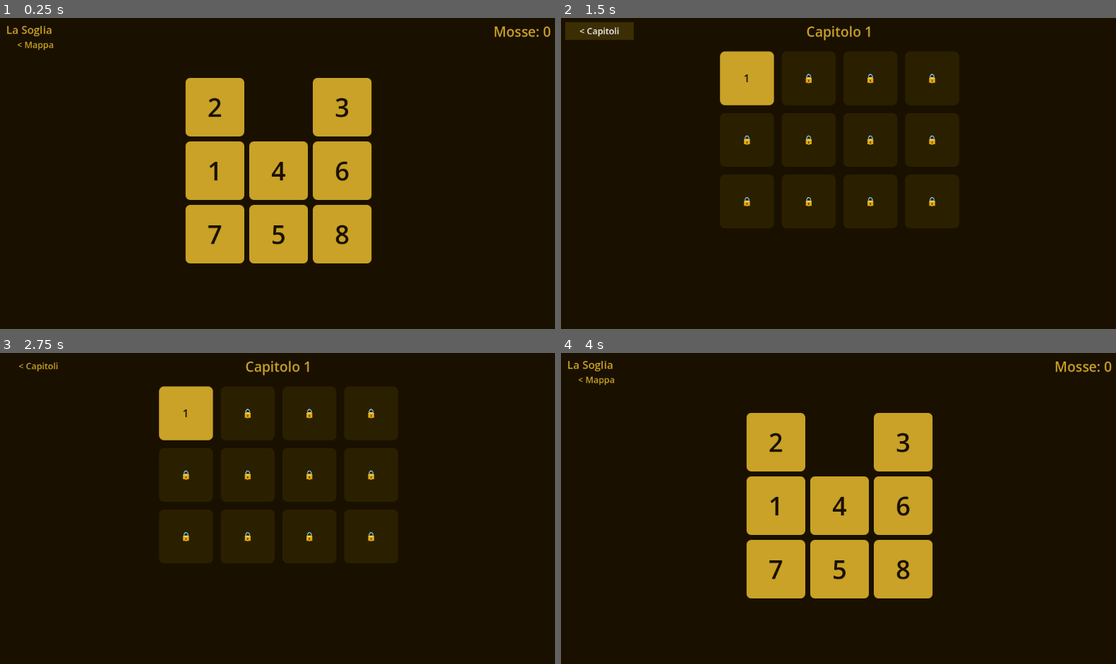
Above: before the commit, frames 1-4 (two rows, left to right).
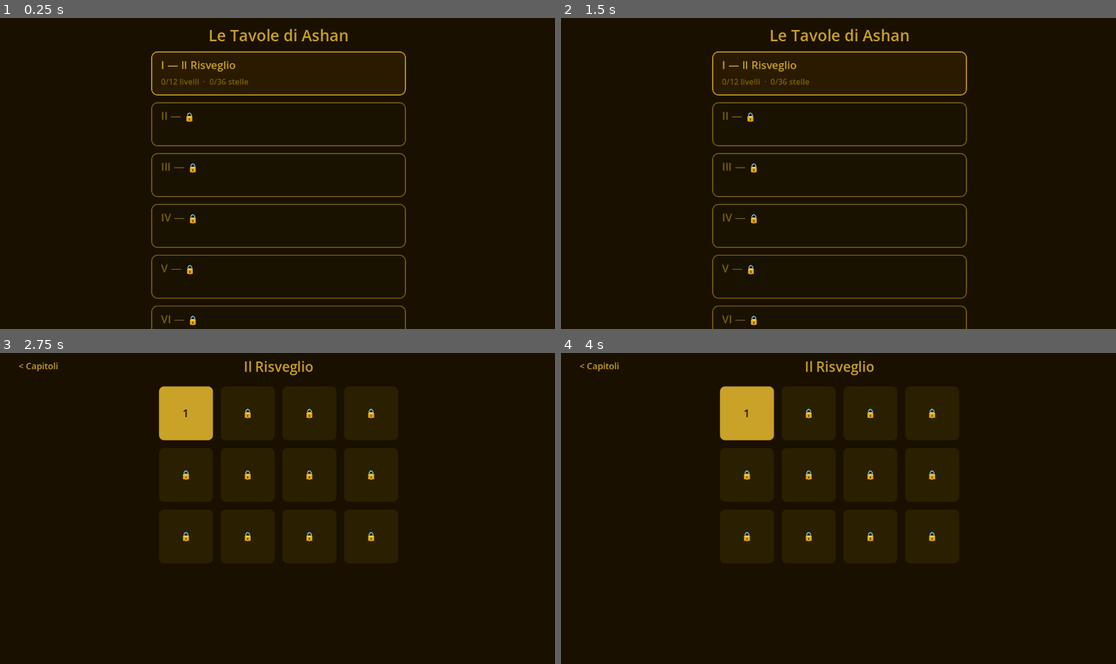
Above: after the commit, the same moments.

Repository: teologoeretico1975/LeTavoleDiAshan
Game: Godot game, scene res://scenes/ui/ChapterSelect.tscn
Two runs of this game, one before a commit and one after it. Both use one fixed random seed, a clock stepped at 60 frames per second and the inputs below. Before the commit the project starts from res://scenes/game/GameBoard.tscn.
Inputs (mouse positions are in pixels of both pictures, inside the frame that each line leads up to):
- Up to frame 1 (0.25 s): no input
- Up to frame 2 (1.5 s): click (594, 45) at 0.5 s, where only the run before the commit has a clickable "< Mappa"; click (599, 30) at 1.25 s, where only the run before the commit has a clickable "< Capitoli"
- Up to frame 3 (2.75 s): click (277, 408) at 2.02 s
- Up to frame 4 (4 s): click "< Capitoli" at 2.75 s; click (749, 412) at 3.5 s, where only the run before the commit has a clickable "1"

The runs differ from the first frame. In frame 1, 18% of the frame differs, in the area x 1-100%, y 2-100%; in frame 2, 5.6%; in frame 3, 0.3%; in frame 4, 17%.

Commit message:
Fase 6f: add ChapterSelect scene and complete navigation loop
- ChapterSelect: VBoxContainer with per-chapter cards showing title, progress
  (completed levels / stars) and locked state; reads from LevelLoader + SaveManager
- chapters.json: narrative titles for all 6 chapters
- LevelLoader: get_chapter_title() with lazy-loaded cache from chapters.json
- SaveManager: get_chapter_progress() and is_chapter_unlocked() (chapter N unlocked
  when all levels of chapter N-1 are completed)
- GameManager: goto_chapter_select() navigation function
- LevelSelect: wired "< Capitoli" button to GameManager.goto_chapter_select()
- ChapterSelect.tscn set as main scene; full loop now operational
- Add README.md

Co-Authored-By: Claude Sonnet 4.6 <noreply@anthropic.com>

Diff:
--- /dev/null
+++ b/data/chapters/chapters.json
@@ -0,0 +1,8 @@
+{
+	"1": "Il Risveglio",
+	"2": "L'Età dei Costruttori",
+	"3": "La Prima Crepa",
+	"4": "Il Silenzio",
+	"5": "Ciò Che Dimora",
+	"6": "L'Ultimo Archivista"
+}
--- a/project.godot
+++ b/project.godot
@@ -11,7 +11,7 @@
 [application]
 
 config/name="LeTavoleDiAshan"
-run/main_scene="uid://c7kn2p4qb8x3m"
+run/main_scene="res://scenes/ui/ChapterSelect.tscn"
 config/features=PackedStringArray("4.6", "Mobile")
 config/icon="res://icon.svg"
 
--- /dev/null
+++ b/scenes/ui/ChapterSelect.tscn
@@ -0,0 +1,12 @@
+[gd_scene format=3 uid="uid://chapter_select_scene"]
+
+[ext_resource type="Script" path="res://scripts/ui/ChapterSelect.gd" id="1_chapterselect"]
+
+[node name="ChapterSelect" type="Control"]
+layout_mode = 3
+anchors_preset = 15
+anchor_right = 1.0
+anchor_bottom = 1.0
+grow_horizontal = 2
+grow_vertical = 2
+script = ExtResource("1_chapterselect")
--- a/scripts/managers/game_manager.gd
+++ b/scripts/managers/game_manager.gd
@@ -49,3 +49,9 @@
 func goto_level_select(p_chapter: int) -> void:
 	selected_chapter = p_chapter
 	get_tree().change_scene_to_file("res://scenes/ui/LevelSelect.tscn")
+
+
+# Torna alla schermata di selezione capitolo.
+# Chiamato da LevelSelect (pulsante "< Capitoli").
+func goto_chapter_select() -> void:
+	get_tree().change_scene_to_file("res://scenes/ui/ChapterSelect.tscn")
--- a/scripts/managers/level_loader.gd
+++ b/scripts/managers/level_loader.gd
@@ -29,6 +29,10 @@
 # Evita di rileggere il file ogni volta che viene richiesto un livello.
 # Viene popolato on-demand: il capitolo 3 non viene mai caricato se non richiesto.
 var _cache: Dictionary = {}
+
+# Cache del file chapters.json: { "1": "Il Risveglio", … }
+# Caricata la prima volta che serve, poi tenuta in memoria.
+var _chapter_titles: Dictionary = {}
 
 
 # ---------------------------------------------------------------------------
@@ -81,6 +85,16 @@
 	}
 
 
+# Ritorna il titolo narrativo di un capitolo (es. "Il Risveglio" per capitolo 1).
+# Legge data/chapters/chapters.json la prima volta, poi usa la cache.
+# Ritorna "Capitolo N" come fallback se il file non esiste o la chiave manca.
+func get_chapter_title(p_chapter: int) -> String:
+	if _chapter_titles.is_empty():
+		_load_chapter_titles()
+	var key := str(p_chapter)
+	return _chapter_titles.get(key, "Capitolo %d" % p_chapter)
+
+
 # ---------------------------------------------------------------------------
 # Caricamento e cache
 # ---------------------------------------------------------------------------
@@ -111,3 +125,17 @@
 
 	_cache[p_chapter] = data
 	return data
+
+
+func _load_chapter_titles() -> void:
+	const PATH := "res://data/chapters/chapters.json"
+	var file := FileAccess.open(PATH, FileAccess.READ)
+	if file == null:
+		push_warning("LevelLoader: %s non trovato." % PATH)
+		return
+	var data = JSON.parse_string(file.get_as_text())
+	file.close()
+	if data == null or not data is Dictionary:
+		push_warning("LevelLoader: JSON malformato in %s." % PATH)
+		return
+	_chapter_titles = data
--- a/scripts/managers/save_manager.gd
+++ b/scripts/managers/save_manager.gd
@@ -135,6 +135,65 @@
 	return prev.get("completed", false)
 
 
+# Ritorna il progresso aggregato di un capitolo:
+#   completed_levels: quanti livelli hanno completed=true
+#   total_levels:     numero totale livelli del capitolo (da LevelLoader)
+#   total_stars:      stelle accumulate su tutti i livelli completati
+#   max_stars:        total_levels * 3 (massimo ottenibile)
+#
+# Esempio d'uso:
+#   var p = SaveManager.get_chapter_progress(1)
+#   label.text = "%d/%d livelli · %d/%d stelle" % [p.completed_levels, p.total_levels, ...]
+func get_chapter_progress(p_chapter: int) -> Dictionary:
+	var loader: Node = get_node_or_null("/root/LevelLoader")
+	var total_levels: int = 0
+	if loader != null:
+		var info: Dictionary = loader.get_chapter_info(p_chapter)
+		total_levels = int(info.get("level_count", 0))
+
+	var completed_levels: int = 0
+	var total_stars:      int = 0
+
+	for lvl_id: int in range(1, total_levels + 1):
+		var prog: Variant = get_level_progress(p_chapter, lvl_id)
+		if prog != null and prog.get("completed", false):
+			completed_levels += 1
+			total_stars      += int(prog.get("stars", 0))
+
+	return {
+		"completed_levels": completed_levels,
+		"total_levels":     total_levels,
+		"total_stars":      total_stars,
+		"max_stars":        total_levels * 3,
+	}
+
+
+# Capitolo 1 sempre sbloccato.
+# Capitolo N sbloccato se TUTTI i livelli del capitolo N-1 sono completati.
+#
+# Esempio d'uso:
+#   if SaveManager.is_chapter_unlocked(3): ...
+func is_chapter_unlocked(p_chapter: int) -> bool:
+	if p_chapter <= 1:
+		return true
+
+	var loader: Node = get_node_or_null("/root/LevelLoader")
+	if loader == null:
+		return false
+
+	var info: Dictionary = loader.get_chapter_info(p_chapter - 1)
+	var total: int = int(info.get("level_count", 0))
+	if total == 0:
+		return false
+
+	for lvl_id: int in range(1, total + 1):
+		var prog: Variant = get_level_progress(p_chapter - 1, lvl_id)
+		if prog == null or not prog.get("completed", false):
+			return false
+
+	return true
+
+
 # Azzera tutto il progresso salvato (utile per debug/test).
 func reset_all() -> void:
 	_data = {}
--- /dev/null
+++ b/scripts/ui/ChapterSelect.gd
@@ -0,0 +1,214 @@
+# scripts/ui/ChapterSelect.gd
+#
+# Schermata di selezione capitolo: lista verticale delle 6 epoche narrative.
+# Ogni card mostra numero romano, titolo, progresso livelli/stelle e
+# icona lucchetto se il capitolo non è ancora raggiunto.
+#
+# STRUTTURA PROCEDURALE:
+#   VBoxContainer (centrato a schermo)
+#     └─ per ogni capitolo: Panel (card) con Label titolo + Label progresso
+#
+# VBoxContainer vs GridContainer: qui abbiamo una lista a colonna singola
+# di 6 elementi — VBox è la scelta naturale. Ogni card si estende
+# orizzontalmente senza configurare colonne o calcolare larghezze.
+
+extends Control
+
+
+# ---------------------------------------------------------------------------
+# Palette (stessa oro/bronzo — palette per capitolo è polish futuro)
+# ---------------------------------------------------------------------------
+
+const COL_BG         := Color("1a1000")
+const COL_GOLD       := Color("c9a227")
+const COL_GOLD_DIM   := Color("7a6010")
+const COL_CARD       := Color("2a1a00")    # sfondo card sbloccata
+const COL_CARD_LOCK  := Color("1a1200")    # sfondo card bloccata
+const COL_TEXT_DARK  := Color("1a1000")
+
+
+# ---------------------------------------------------------------------------
+# Layout
+# ---------------------------------------------------------------------------
+
+const CARD_HEIGHT:  float = 90.0
+const CARD_GAP:     float = 14.0
+const CARD_WIDTH:   float = 520.0   # larghezza fissa card, centrata a schermo
+const NUM_CHAPTERS: int   = 6
+
+# Numeri romani per i 6 capitoli — array indicizzato da 0 a 5.
+const ROMAN: Array = ["I", "II", "III", "IV", "V", "VI"]
+
+
+# ---------------------------------------------------------------------------
+# Inizializzazione
+# ---------------------------------------------------------------------------
+
+func _ready() -> void:
+	if Engine.is_editor_hint():
+		return
+
+	set_anchors_preset(Control.PRESET_FULL_RECT)
+	_setup_background()
+	_setup_header()
+	_build_chapter_list()
+
+
+func _setup_background() -> void:
+	var bg := ColorRect.new()
+	bg.color = COL_BG
+	bg.set_anchors_preset(Control.PRESET_FULL_RECT)
+	add_child(bg)
+
+
+func _setup_header() -> void:
+	var lbl := Label.new()
+	lbl.name = "LabelTitle"
+	lbl.text = "Le Tavole di Ashan"
+	lbl.add_theme_font_size_override("font_size", 32)
+	lbl.add_theme_color_override("font_color", COL_GOLD)
+	lbl.horizontal_alignment = HORIZONTAL_ALIGNMENT_CENTER
+	lbl.mouse_filter = Control.MOUSE_FILTER_IGNORE
+	lbl.anchor_left   = 0.0
+	lbl.anchor_right  = 1.0
+	lbl.anchor_top    = 0.0
+	lbl.anchor_bottom = 0.0
+	lbl.offset_top    = 24.0
+	lbl.offset_bottom = 68.0
+	add_child(lbl)
+
+
+# ---------------------------------------------------------------------------
+# Lista capitoli
+# ---------------------------------------------------------------------------
+
+func _build_chapter_list() -> void:
+	var loader: Node = get_node_or_null("/root/LevelLoader")
+	var saver:  Node = get_node_or_null("/root/SaveManager")
+
+	# VBoxContainer: dispone i figli dall'alto verso il basso, uno per riga.
+	# Ogni add_child() aggiunge la card nella prossima posizione verticale.
+	var vbox := VBoxContainer.new()
+	vbox.name = "ChapterList"
+	vbox.add_theme_constant_override("separation", int(CARD_GAP))
+
+	# Centra il VBox orizzontalmente, posizionato sotto l'header.
+	var total_h: float = NUM_CHAPTERS * CARD_HEIGHT + (NUM_CHAPTERS - 1) * CARD_GAP
+	vbox.anchor_left  = 0.5
+	vbox.anchor_right = 0.5
+	vbox.anchor_top   = 0.0
+	vbox.offset_left  = -CARD_WIDTH / 2.0
+	vbox.offset_right =  CARD_WIDTH / 2.0
+	vbox.offset_top   = 80.0
+	vbox.offset_bottom = 80.0 + total_h
+
+	add_child(vbox)
+
+	for ch: int in range(1, NUM_CHAPTERS + 1):
+		var title: String = "Capitolo %d" % ch
+		if loader != null:
+			title = loader.get_chapter_title(ch)
+
+		var is_unlocked: bool = true
+		var progress: Dictionary = {
+			"completed_levels": 0, "total_levels": 0,
+			"total_stars": 0,      "max_stars": 0,
+		}
+		if saver != null:
+			is_unlocked = saver.is_chapter_unlocked(ch)
+			progress    = saver.get_chapter_progress(ch)
+
+		var card := _make_chapter_card(ch, title, is_unlocked, progress)
+		vbox.add_child(card)
+
+
+# Costruisce una singola card capitolo come Panel con due Label (titolo + progresso)
+# e gestione click via Button trasparente sovrapposto al Panel.
+func _make_chapter_card(
+		ch: int,
+		title: String,
+		is_unlocked: bool,
+		progress: Dictionary) -> Panel:
+
+	var panel := Panel.new()
+	panel.name = "Chapter_%d" % ch
+	panel.custom_minimum_size = Vector2(CARD_WIDTH, CARD_HEIGHT)
+
+	var style := StyleBoxFlat.new()
+	style.bg_color = COL_CARD if is_unlocked else COL_CARD_LOCK
+	style.corner_radius_top_left     = 12
+	style.corner_radius_top_right    = 12
+	style.corner_radius_bottom_left  = 12
+	style.corner_radius_bottom_right = 12
+	# Bordo sottile dorato per le card sbloccate, dimmer per le bloccate.
+	style.border_width_left   = 2
+	style.border_width_right  = 2
+	style.border_width_top    = 2
+	style.border_width_bottom = 2
+	style.border_color = COL_GOLD if is_unlocked else COL_GOLD_DIM
+	panel.add_theme_stylebox_override("panel", style)
+
+	# Label principale: "I — Il Risveglio" oppure "I — 🔒"
+	var lbl_title := Label.new()
+	lbl_title.name = "LabelTitle"
+	lbl_title.mouse_filter = Control.MOUSE_FILTER_IGNORE
+	if is_unlocked:
+		lbl_title.text = "%s — %s" % [ROMAN[ch - 1], title]
+		lbl_title.add_theme_color_override("font_color", COL_GOLD)
+	else:
+		lbl_title.text = "%s — 🔒" % ROMAN[ch - 1]
+		lbl_title.add_theme_color_override("font_color", COL_GOLD_DIM)
+	lbl_title.add_theme_font_size_override("font_size", 22)
+	lbl_title.position = Vector2(20.0, 12.0)
+	panel.add_child(lbl_title)
+
+	# Label progresso: "8/20 livelli · 18/60 stelle" (solo per capitoli sbloccati)
+	if is_unlocked:
+		var lbl_prog := Label.new()
+		lbl_prog.name = "LabelProgress"
+		lbl_prog.mouse_filter = Control.MOUSE_FILTER_IGNORE
+		var cl: int = progress.get("completed_levels", 0)
+		var tl: int = progress.get("total_levels", 0)
+		var ts: int = progress.get("total_stars", 0)
+		var ms: int = progress.get("max_stars", 0)
+		lbl_prog.text = "%d/%d livelli  ·  %d/%d stelle" % [cl, tl, ts, ms]
+		lbl_prog.add_theme_font_size_override("font_size", 16)
+		lbl_prog.add_theme_color_override("font_color", COL_GOLD_DIM)
+		lbl_prog.position = Vector2(20.0, 50.0)
+		panel.add_child(lbl_prog)
+
+	# Button trasparente sovrapposto — cattura i click sull'intera card.
+	# Pattern: Panel gestisce l'aspetto visivo, Button gestisce l'input.
+	# Alternativa: usare gui_input sul Panel — ma Button.pressed è più pulito.
+	if is_unlocked:
+		var btn := Button.new()
+		btn.name = "ClickArea"
+		btn.set_anchors_preset(Control.PRESET_FULL_RECT)
+		btn.mouse_filter = Control.MOUSE_FILTER_STOP
+		# Rendi il button completamente trasparente: tutti gli stili a bg_color vuoto.
+		for state in ["normal", "hover", "pressed", "focus"]:
+			var s := StyleBoxFlat.new()
+			s.bg_color = Color(0, 0, 0, 0)
+			btn.add_theme_stylebox_override(state, s)
+		# Hover leggero visibile sovrapposto alla card.
+		var s_hover := StyleBoxFlat.new()
+		s_hover.bg_color = Color(1.0, 0.85, 0.1, 0.08)
+		s_hover.corner_radius_top_left     = 12
+		s_hover.corner_radius_top_right    = 12
+		s_hover.corner_radius_bottom_left  = 12
+		s_hover.corner_radius_bottom_right = 12
+		btn.add_theme_stylebox_override("hover", s_hover)
+		btn.pressed.connect(_on_chapter_pressed.bind(ch))
+		panel.add_child(btn)
+
+	return panel
+
+
+# ---------------------------------------------------------------------------
+# Navigazione
+# ---------------------------------------------------------------------------
+
+func _on_chapter_pressed(ch: int) -> void:
+	var gm: Node = get_node_or_null("/root/GameManager")
+	if gm != null:
+		gm.goto_level_select(ch)
--- a/scripts/ui/LevelSelect.gd
+++ b/scripts/ui/LevelSelect.gd
@@ -91,9 +91,7 @@
 	var loader: Node = _get_loader()
 	var chapter_title: String = "Capitolo %d" % chapter
 	if loader != null:
-		var info: Dictionary = loader.get_chapter_info(chapter)
-		if not info.is_empty():
-			chapter_title = info.get("title", chapter_title)
+		chapter_title = loader.get_chapter_title(chapter)
 
 	# Label titolo capitolo — centrata in alto.
 	var lbl := Label.new()
@@ -269,8 +267,9 @@
 
 
 func _on_back_to_chapters() -> void:
-	# ChapterSelect non ancora implementato — placeholder.
-	push_warning("LevelSelect: ChapterSelect non ancora implementato.")
+	var gm: Node = get_node_or_null("/root/GameManager")
+	if gm != null:
+		gm.goto_chapter_select()
 
 
 # ---------------------------------------------------------------------------
Not shown, added: scripts/ui/ChapterSelect.gd.uid
Not shown, added: README.md
